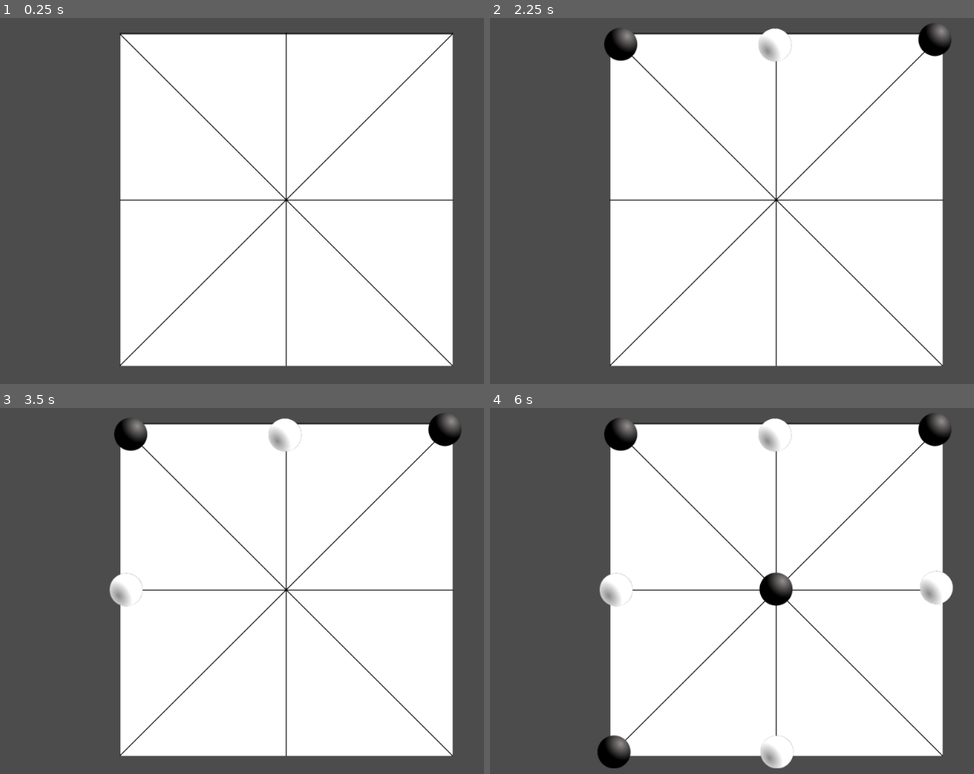
Above: before the commit, frames 1-4 (two rows, left to right).
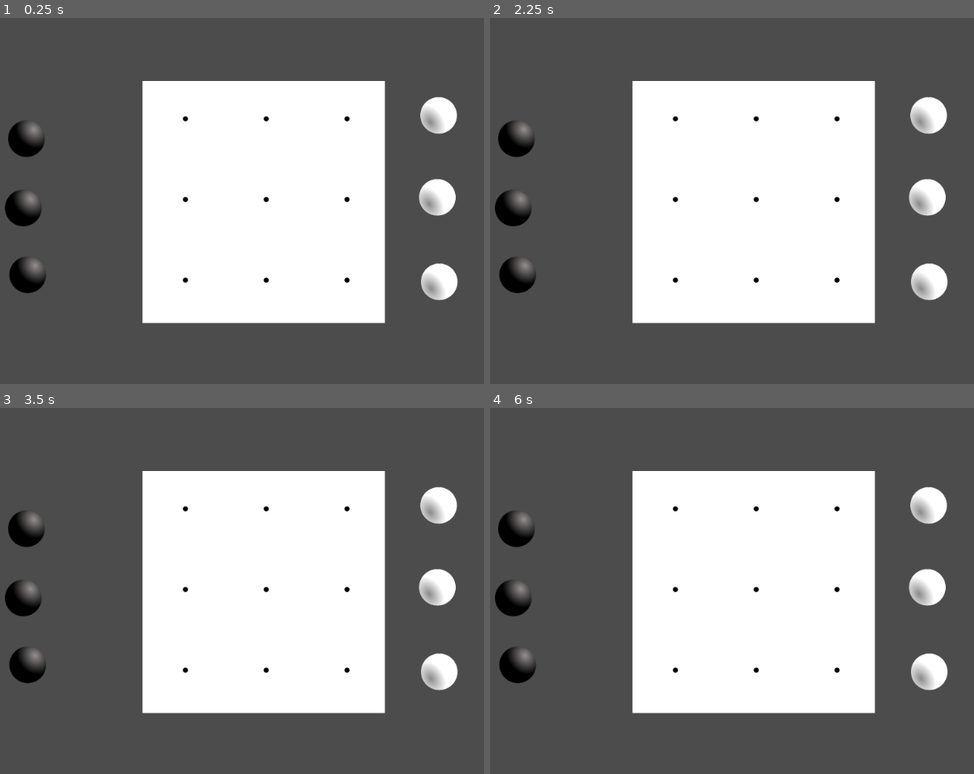
Above: after the commit, the same moments.

Repository: GodotGarden/morris-game
Game: Godot game, scene res://Game.tscn
Same seed, same stepped clock (60 frames per second), same inputs: the game is played once before the commit and once after it.
Inputs (mouse positions are in pixels of both pictures, inside the frame that each line leads up to):
- Up to frame 1 (0.25 s): no input
- Up to frame 2 (2.25 s): tap Enter at 0.5, 2 s; drag from (620, 43) to (935, 39) at 0.52 s; tap Space at 1.25 s; drag from (775, 43) to (935, 39) at 1.27 s; click (935, 39) at 2.17 s
- Up to frame 3 (3.5 s): tap Space at 2.75 s; drag from (125, 591) to (285, 433) at 2.77 s
- Up to frame 4 (6 s): tap Enter at 3.5 s; drag from (775, 587) to (935, 429) at 3.52 s; tap Space at 4.25 s; drag from (935, 587) to (935, 429) at 4.27 s; move the mouse to (615, 752) at 5.02 s; click (615, 752) at 5.17 s; drag from (775, 752) to (615, 591) at 5.77 s

The runs differ from the first frame. In frame 1, 31% of the frame differs, in the area x 1-95%, y 3-96%; in frame 2, 31%; in frame 3, 32%; in frame 4, 33%, in the area x 1-96%, y 1-99%.

Commit message:
Initial working prototype with drag and drop pieces

Diff:
--- /dev/null
+++ b/Area2D.gd
@@ -0,0 +1,9 @@
+extends Area2D
+
+signal piece_entered
+
+func _on_Area2D_area_entered(area):
+	var dropped_piece = get_overlapping_areas()[0]
+	var piece_color = dropped_piece.get_parent().color
+
+	emit_signal("piece_entered", piece_color)
--- a/Board.gd
+++ b/Board.gd
@@ -14,6 +14,7 @@
 var white_pieces_on_board = 0
 var black_pieces_on_board = 0
 
-func _on_Position_player_moved():
+func _on_Position_player_moved(player_color):
+	print("board: player moved")
 	# Let listeners know the player moved
-	emit_signal("player_moved")
+	emit_signal("player_moved", player_color)
--- a/Board.tscn
+++ b/Board.tscn
@@ -1,8 +1,7 @@
-[gd_scene load_steps=4 format=2]
+[gd_scene load_steps=3 format=2]
 
 [ext_resource path="res://Board.gd" type="Script" id=1]
-[ext_resource path="res://images/board.svg" type="Texture" id=2]
-[ext_resource path="res://Position.tscn" type="PackedScene" id=3]
+[ext_resource path="res://Position.tscn" type="PackedScene" id=2]
 
 [node name="Board" type="Node2D"]
 
@@ -12,57 +11,55 @@
 "_edit_horizontal_guides_": [ 53.8743 ]
 }
 
-[node name="Sprite" type="Sprite" parent="." index="0"]
+[node name="Position" parent="." index="0" instance=ExtResource( 2 )]
 
-position = Vector2( 0.601441, -2.01242 )
-scale = Vector2( 0.7, 0.7 )
-texture = ExtResource( 2 )
-_sections_unfolded = [ "Transform" ]
+[node name="Position2" parent="." index="1" instance=ExtResource( 2 )]
 
-[node name="Position" parent="." index="1" instance=ExtResource( 3 )]
+margin_left = 128.0
+margin_right = 256.0
 
-position = Vector2( -246.331, -248.144 )
-scale = Vector2( 3, 3 )
+[node name="Position3" parent="." index="2" instance=ExtResource( 2 )]
 
-[node name="Position2" parent="." index="2" instance=ExtResource( 3 )]
+margin_left = 256.0
+margin_right = 384.0
 
-position = Vector2( -2.04865, -247.062 )
-scale = Vector2( 3, 3 )
+[node name="Position4" parent="." index="3" instance=ExtResource( 2 )]
 
-[node name="Position3" parent="." index="3" instance=ExtResource( 3 )]
+margin_top = 128.0
+margin_bottom = 256.0
 
-position = Vector2( 251.378, -255.686 )
-scale = Vector2( 3, 3 )
+[node name="Position5" parent="." index="4" instance=ExtResource( 2 )]
 
-[node name="Position4" parent="." index="4" instance=ExtResource( 3 )]
+margin_left = 128.0
+margin_top = 128.0
+margin_right = 256.0
+margin_bottom = 256.0
 
-position = Vector2( -253.616, -1.56049 )
-scale = Vector2( 3, 3 )
+[node name="Position6" parent="." index="5" instance=ExtResource( 2 )]
 
-[node name="Position5" parent="." index="5" instance=ExtResource( 3 )]
+margin_left = 256.0
+margin_top = 128.0
+margin_right = 384.0
+margin_bottom = 256.0
 
-position = Vector2( -0.304688, -2.37451 )
-scale = Vector2( 3, 3 )
+[node name="Position7" parent="." index="6" instance=ExtResource( 2 )]
 
-[node name="Position6" parent="." index="6" instance=ExtResource( 3 )]
+margin_top = 256.0
+margin_bottom = 384.0
 
-position = Vector2( 253.821, -4.81848 )
-scale = Vector2( 3, 3 )
+[node name="Position8" parent="." index="7" instance=ExtResource( 2 )]
 
-[node name="Position7" parent="." index="7" instance=ExtResource( 3 )]
+margin_left = 128.0
+margin_top = 256.0
+margin_right = 256.0
+margin_bottom = 384.0
 
-position = Vector2( -256.994, 256.004 )
-scale = Vector2( 3, 3 )
+[node name="Position9" parent="." index="8" instance=ExtResource( 2 )]
 
-[node name="Position8" parent="." index="8" instance=ExtResource( 3 )]
-
-position = Vector2( 1.12134, 256.004 )
-scale = Vector2( 3, 3 )
-
-[node name="Position9" parent="." index="9" instance=ExtResource( 3 )]
-
-position = Vector2( 253.821, 253.297 )
-scale = Vector2( 3, 3 )
+margin_left = 256.0
+margin_top = 256.0
+margin_right = 384.0
+margin_bottom = 384.0
 
 [connection signal="player_moved" from="Position" to="." method="_on_Position_player_moved"]
 
--- a/Game.gd
+++ b/Game.gd
@@ -17,6 +17,7 @@
 	elif player_turn == "white":
 		player_turn = "black"
 
-func _on_Board_player_moved():
+func _on_Board_player_moved(player_color):
+	print("game: player moved")
 	# When a player moves, it is the other player's turn
 	change_player_turn()
--- a/Game.tscn
+++ b/Game.tscn
@@ -1,7 +1,8 @@
-[gd_scene load_steps=3 format=2]
+[gd_scene load_steps=4 format=2]
 
 [ext_resource path="res://Game.gd" type="Script" id=1]
 [ext_resource path="res://Board.tscn" type="PackedScene" id=2]
+[ext_resource path="res://Piece.tscn" type="PackedScene" id=3]
 
 [node name="Game" type="Node" index="0"]
 
@@ -9,6 +10,51 @@
 
 [node name="Board" parent="." index="0" instance=ExtResource( 2 )]
 
-position = Vector2( 527.57, 289.41 )
+position = Vector2( 300, 100 )
+
+[node name="BlackPiece" parent="." index="1" instance=ExtResource( 3 )]
+
+margin_left = 84.0
+margin_top = 159.0
+margin_right = 148.0
+margin_bottom = 223.0
+
+[node name="BlackPiece2" parent="." index="2" instance=ExtResource( 3 )]
+
+margin_left = 79.0
+margin_top = 269.0
+margin_right = 143.0
+margin_bottom = 333.0
+
+[node name="BlackPiece3" parent="." index="3" instance=ExtResource( 3 )]
+
+margin_left = 86.0
+margin_top = 375.0
+margin_right = 150.0
+margin_bottom = 439.0
+
+[node name="WhitePiece" parent="." index="4" instance=ExtResource( 3 )]
+
+margin_left = 737.0
+margin_top = 122.0
+margin_right = 801.0
+margin_bottom = 186.0
+color = "white"
+
+[node name="WhitePiece2" parent="." index="5" instance=ExtResource( 3 )]
+
+margin_left = 735.0
+margin_top = 252.0
+margin_right = 799.0
+margin_bottom = 316.0
+color = "white"
+
+[node name="WhitePiece3" parent="." index="6" instance=ExtResource( 3 )]
+
+margin_left = 738.0
+margin_top = 386.0
+margin_right = 802.0
+margin_bottom = 450.0
+color = "white"
 
 [connection signal="player_moved" from="Board" to="." method="_on_Board_player_moved"]
--- /dev/null
+++ b/Piece.gd
@@ -0,0 +1,23 @@
+extends Control
+
+export var color = 'black'
+
+# Piece textures
+var black_piece_texture = load("res://images/black_piece.svg")
+var white_piece_texture = load("res://images/white_piece.svg")
+
+func _ready():
+	if color == 'black':
+		$Sprite.set_texture(black_piece_texture)
+	elif color == 'white':
+		$Sprite.set_texture(white_piece_texture)
+
+func get_drag_data(position):
+	print(position)
+	#self.visible = false
+	# Use another colorpicker as drag preview
+	var cpb = ColorPickerButton.new()
+	cpb.rect_size = Vector2(50, 50)
+	set_drag_preview(cpb)
+	# Return color as drag data
+	return self
--- /dev/null
+++ b/Piece.tscn
@@ -0,0 +1,51 @@
+[gd_scene load_steps=4 format=2]
+
+[ext_resource path="res://Piece.gd" type="Script" id=1]
+[ext_resource path="res://images/black_piece.svg" type="Texture" id=2]
+
+[sub_resource type="CircleShape2D" id=1]
+
+custom_solver_bias = 0.0
+radius = 30.6193
+
+[node name="Piece" type="Control"]
+
+anchor_left = 0.0
+anchor_top = 0.0
+anchor_right = 0.0
+anchor_bottom = 0.0
+margin_left = -32.0
+margin_top = -32.0
+margin_right = 32.0
+margin_bottom = 32.0
+rect_pivot_offset = Vector2( 0, 0 )
+rect_clip_content = false
+mouse_filter = 0
+mouse_default_cursor_shape = 0
+size_flags_horizontal = 1
+size_flags_vertical = 1
+script = ExtResource( 1 )
+_sections_unfolded = [ "Margin", "Material", "Rect", "Visibility" ]
+color = "black"
+
+[node name="Sprite" type="Sprite" parent="." index="0"]
+
+position = Vector2( 32, 32 )
+texture = ExtResource( 2 )
+_sections_unfolded = [ "Transform" ]
+
+[node name="Area2D" type="Area2D" parent="." index="1"]
+
+position = Vector2( 32, 32 )
+input_pickable = true
+gravity_vec = Vector2( 0, 1 )
+gravity = 98.0
+linear_damp = 0.1
+angular_damp = 1.0
+audio_bus_override = false
+audio_bus_name = "Master"
+_sections_unfolded = [ "Transform" ]
+
+[node name="CollisionShape2D" type="CollisionShape2D" parent="Area2D" index="0"]
+
+shape = SubResource( 1 )
--- a/Position.gd
+++ b/Position.gd
@@ -1,37 +1,37 @@
-extends Area2D
-
-var occupied_by
-
-# References to game elements
-var Board
-var Game
-
-# Piece textures
-var black_piece_texture = load("res://images/black_piece.svg")
-var white_piece_texture = load("res://images/white_piece.svg")
+extends Control
 
 signal player_moved
 
+var Game
+
+# Keep track of which color occupies this piece
+var occupied_by = null
+
+# Positions are 64 by 64, so the center is x32 y32
+const PIECE_CENTERING_OFFSET = Vector2(32, 32)
+
 func _ready():
-	# Get references to game elements
-	Board = self.get_parent()
-	Game = Board.get_parent()
+	Game = get_node("/root/Game")
 
-func _on_Position_input_event(viewport, event, shape_idx):
-	# Check if the event was a mouse click
-	if (event is InputEventMouseButton && event.pressed):
-		place_current_player_piece()
+func can_drop_data(position, piece):
+	var player_turn = Game.player_turn
 
-func place_current_player_piece():
-	# Check what player's turn it is
-	if Game.player_turn == "black":
-		# Put a black piece on the position
-		occupied_by = "black"
-		$Piece.set_texture(black_piece_texture)
-	elif Game.player_turn == "white":
-		# Put a white piece on the position
-		occupied_by = "white"
-		$Piece.set_texture(white_piece_texture)
+	# Make sure correct player is moving and position is not occupied
+	if player_turn == piece.color and occupied_by == null:
+		return true
 
-	# Tell the board the player moved
-	emit_signal("player_moved")
+func drop_data(position, data):
+	# Put piece in center of position
+	data.rect_position = self.rect_global_position + PIECE_CENTERING_OFFSET
+
+func _on_Area2D_piece_entered(piece_color):
+	# Assuming a piece area entered
+	# position is occupied by a color
+	occupied_by = piece_color
+	print("position: player moved")
+	emit_signal("player_moved", piece_color)
+
+func _on_Area2D_area_exited(area):
+	# Assuming a piece area left
+	# position is no longer occupied by a color
+	occupied_by = null
--- a/Position.tscn
+++ b/Position.tscn
@@ -1,16 +1,44 @@
-[gd_scene load_steps=3 format=2]
+[gd_scene load_steps=5 format=2]
 
 [ext_resource path="res://Position.gd" type="Script" id=1]
+[ext_resource path="res://images/position.svg" type="Texture" id=2]
+[ext_resource path="res://Area2D.gd" type="Script" id=3]
 
-[sub_resource type="CircleShape2D" id=1]
+[sub_resource type="RectangleShape2D" id=2]
 
 custom_solver_bias = 0.0
-radius = 8.69088
+extents = Vector2( 62.1064, 61.7746 )
 
-[node name="Position" type="Area2D"]
+[node name="Position" type="Control"]
 
-position = Vector2( -8.20227, 0 )
-scale = Vector2( 3, 3 )
+anchor_left = 0.0
+anchor_top = 0.0
+anchor_right = 0.0
+anchor_bottom = 0.0
+margin_right = 128.0
+margin_bottom = 128.0
+rect_pivot_offset = Vector2( 0, 0 )
+rect_clip_content = false
+mouse_filter = 0
+mouse_default_cursor_shape = 0
+size_flags_horizontal = 1
+size_flags_vertical = 1
+script = ExtResource( 1 )
+_sections_unfolded = [ "Rect" ]
+
+[node name="Sprite" type="Sprite" parent="." index="0"]
+
+position = Vector2( 64, 64 )
+texture = ExtResource( 2 )
+_sections_unfolded = [ "Transform" ]
+__meta__ = {
+"_edit_lock_": true
+}
+
+[node name="Area2D" type="Area2D" parent="." index="1"]
+
+position = Vector2( 64, 64 )
+scale = Vector2( 2, 2 )
 input_pickable = true
 gravity_vec = Vector2( 0, 1 )
 gravity = 98.0
@@ -18,18 +46,17 @@
 angular_damp = 1.0
 audio_bus_override = false
 audio_bus_name = "Master"
-script = ExtResource( 1 )
-_sections_unfolded = [ "Collision", "Material", "Pickable", "Transform" ]
-
-[node name="CollisionShape2D" type="CollisionShape2D" parent="." index="0"]
-
-shape = SubResource( 1 )
-
-[node name="Piece" type="Sprite" parent="." index="1"]
-
-scale = Vector2( 0.3, 0.3 )
+script = ExtResource( 3 )
 _sections_unfolded = [ "Transform" ]
 
-[connection signal="input_event" from="." to="." method="_on_Position_input_event"]
+[node name="CollisionShape2D" type="CollisionShape2D" parent="Area2D" index="0"]
 
-[connection signal="mouse_entered" from="." to="." method="_on_Position_mouse_entered"]
+scale = Vector2( 0.5, 0.5 )
+shape = SubResource( 2 )
+_sections_unfolded = [ "Transform" ]
+
+[connection signal="area_entered" from="Area2D" to="Area2D" method="_on_Area2D_area_entered"]
+
+[connection signal="area_exited" from="Area2D" to="." method="_on_Area2D_area_exited"]
+
+[connection signal="piece_entered" from="Area2D" to="." method="_on_Area2D_piece_entered"]
--- /dev/null
+++ b/images/position.svg
@@ -0,0 +1,82 @@
+<?xml version="1.0" encoding="UTF-8" standalone="no"?>
+<!-- Created with Inkscape (http://www.inkscape.org/) -->
+
+<svg
+   xmlns:dc="http://purl.org/dc/elements/1.1/"
+   xmlns:cc="http://creativecommons.org/ns#"
+   xmlns:rdf="http://www.w3.org/1999/02/22-rdf-syntax-ns#"
+   xmlns:svg="http://www.w3.org/2000/svg"
+   xmlns="http://www.w3.org/2000/svg"
+   xmlns:sodipodi="http://sodipodi.sourceforge.net/DTD/sodipodi-0.dtd"
+   xmlns:inkscape="http://www.inkscape.org/namespaces/inkscape"
+   width="128"
+   height="128"
+   viewBox="0 0 128 128"
+   id="svg2"
+   version="1.1"
+   inkscape:version="0.91 r13725"
+   sodipodi:docname="position.svg">
+  <defs
+     id="defs4" />
+  <sodipodi:namedview
+     id="base"
+     pagecolor="#ffffff"
+     bordercolor="#666666"
+     borderopacity="1.0"
+     inkscape:pageopacity="0.0"
+     inkscape:pageshadow="2"
+     inkscape:zoom="5.6"
+     inkscape:cx="73.577386"
+     inkscape:cy="79.224452"
+     inkscape:document-units="px"
+     inkscape:current-layer="layer1"
+     showgrid="false"
+     showguides="true"
+     inkscape:guide-bbox="true"
+     inkscape:window-width="1920"
+     inkscape:window-height="1051"
+     inkscape:window-x="0"
+     inkscape:window-y="0"
+     inkscape:window-maximized="1"
+     units="px" />
+  <metadata
+     id="metadata7">
+    <rdf:RDF>
+      <cc:Work
+         rdf:about="">
+        <dc:format>image/svg+xml</dc:format>
+        <dc:type
+           rdf:resource="http://purl.org/dc/dcmitype/StillImage" />
+        <dc:title></dc:title>
+      </cc:Work>
+    </rdf:RDF>
+  </metadata>
+  <g
+     inkscape:label="Layer 1"
+     inkscape:groupmode="layer"
+     id="layer1"
+     transform="translate(0,-924.3622)">
+    <g
+       id="g4149"
+       transform="matrix(4,0,0,4,0,-3157.0865)">
+      <rect
+         y="1020.3622"
+         x="0"
+         height="32"
+         width="32"
+         id="rect4136"
+         style="fill:#ffffff;fill-opacity:1;stroke:none;stroke-width:0.1;stroke-linecap:square;stroke-miterlimit:4;stroke-dasharray:none;stroke-opacity:1" />
+      <path
+         d="m 18,1035.3622 a 1,1 0 0 1 -0.998909,1 1,1 0 0 1 -1.001089,-0.9978 1,1 0 0 1 0.996726,-1.0022 1,1 0 0 1 1.003262,0.9956 l -0.99999,0 z"
+         sodipodi:end="6.278822"
+         sodipodi:start="0"
+         sodipodi:ry="1"
+         sodipodi:rx="1"
+         sodipodi:cy="1035.3622"
+         sodipodi:cx="17"
+         sodipodi:type="arc"
+         id="path4147"
+         style="fill:#000000;fill-opacity:1;stroke:none;stroke-width:0.1;stroke-linecap:square;stroke-miterlimit:4;stroke-dasharray:none;stroke-opacity:1" />
+    </g>
+  </g>
+</svg>
Not shown, added: images/position.svg.import
